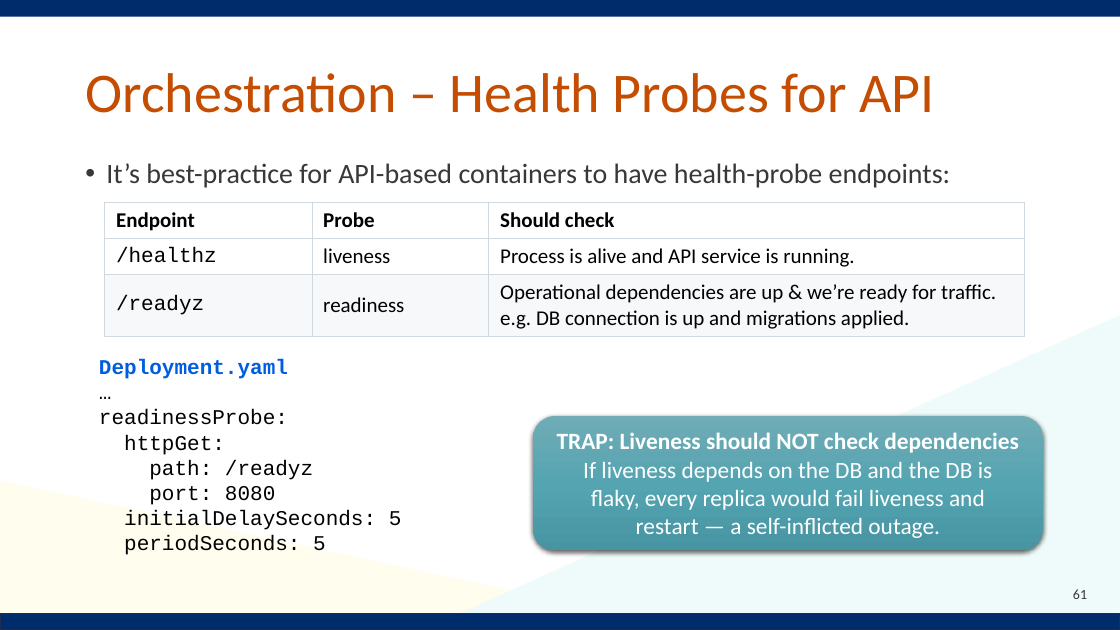
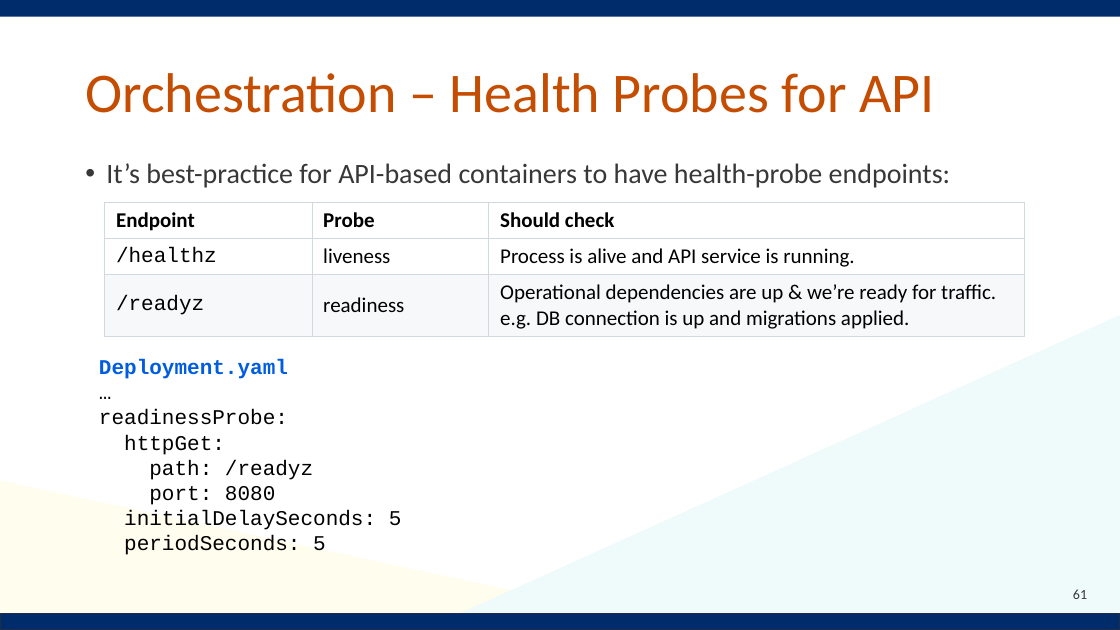
Before and after one commit to Notalib/workshop-kubernetes, a slide deck: slide 61 of Kubernetes_workshop.pptx. Drawn at 1120x630 pixels with LibreOffice and Linux fonts; fonts in the diff are those of the drawing; background and template pictures are left out. Boxes give left, top, right and bottom in pixels: in the first picture for what was removed or moved away, otherwise in the second. Text is boxed around its words. In the diff, an @@ line names an element or a change of style, - is before the commit and + after.

Commit message:
chore: minor pptx update

```diff
--- a/Kubernetes_workshop.pptx
+++ b/Kubernetes_workshop.pptx
@@ rounded rectangle removed at [534,416,1044,550] @@
-TRAP: Liveness should NOT check dependencies If liveness depends on the DB and the DB is flaky, every replica would fail liveness and restart — a self-inflicted outage.
```
Also in this commit, not shown: 1 other slide changed.
